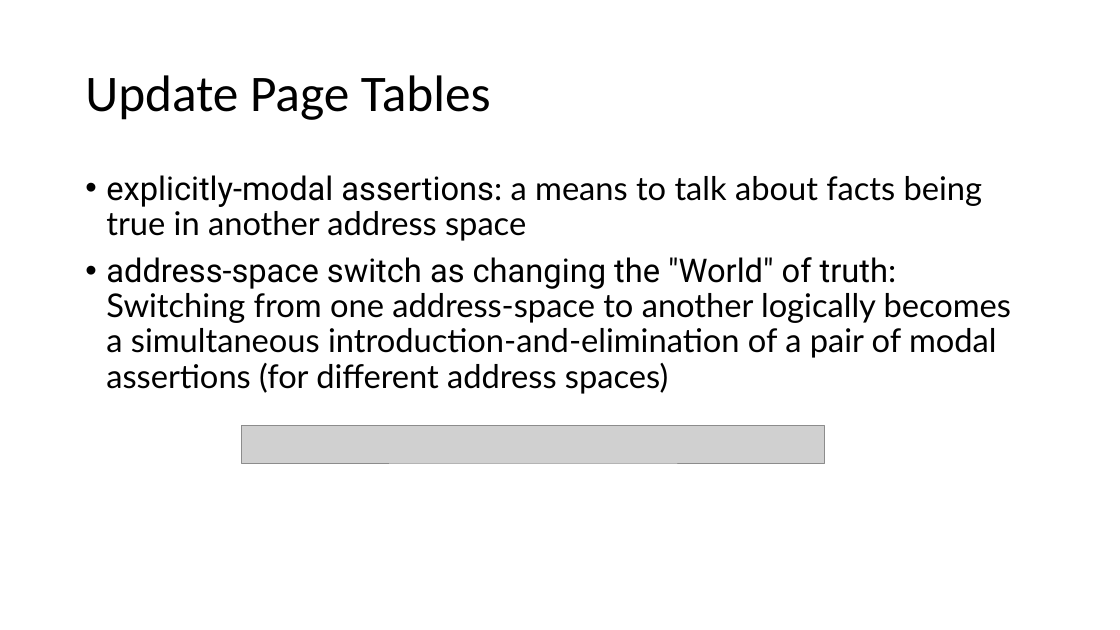
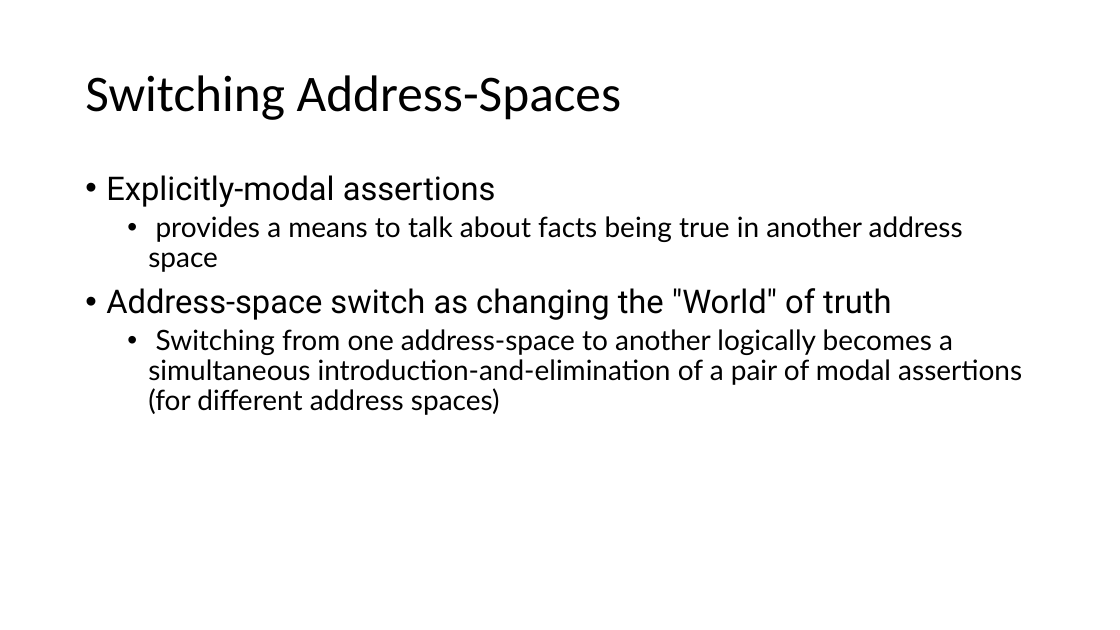
Before and after one commit to Contingent-Systems/vkern_paper, a slide deck: slide 11 of loca_virt_draft.pptx. Drawn at 1120x630 pixels with LibreOffice and Linux fonts; fonts in the diff are those of the drawing; grey boxes stand for pictures. Boxes give left, top, right and bottom in pixels: in the first picture for what was removed or moved away, otherwise in the second. Text is boxed around its words. In the diff, an @@ line names an element or a change of style, - is before the commit and + after.

```diff
--- a/loca_virt_draft.pptx
+++ b/loca_virt_draft.pptx
@@ title at (85,75,622,120): text changed @@
-Update Page Tables
+Switching Address-Spaces
@@ text at (106,175,1022,415): text changed; size 28 to 24 pt @@
-• explicitly-modal assertions: a means to talk about facts being true in another address space
-• address-space switch as changing the "World" of truth: Switching from one address-space to another logically becomes a simultaneous introduction-and-elimination of a pair of modal assertions (for different address spaces)
+• Explicitly-modal assertions
+  • provides a means to talk about facts being true in another address space
+• Address-space switch as changing the "World" of truth
+  • Switching from one address-space to another logically becomes a simultaneous introduction-and-elimination of a pair of modal assertions (for different address spaces)
@@ picture removed at (241,426,824,463) @@
```
Also in this commit, not shown: 2 other slides changed, 1 slide added, 3 slides removed.
